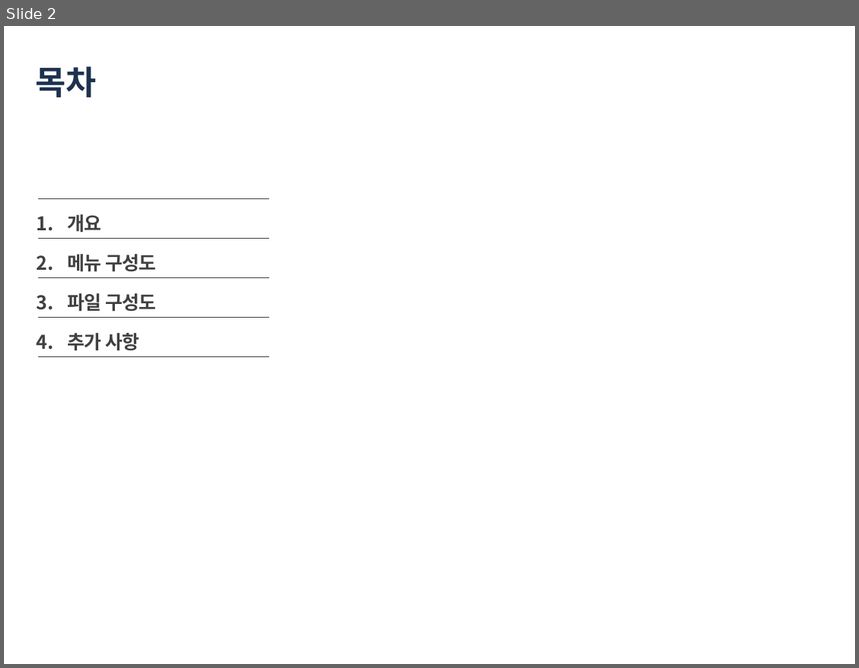
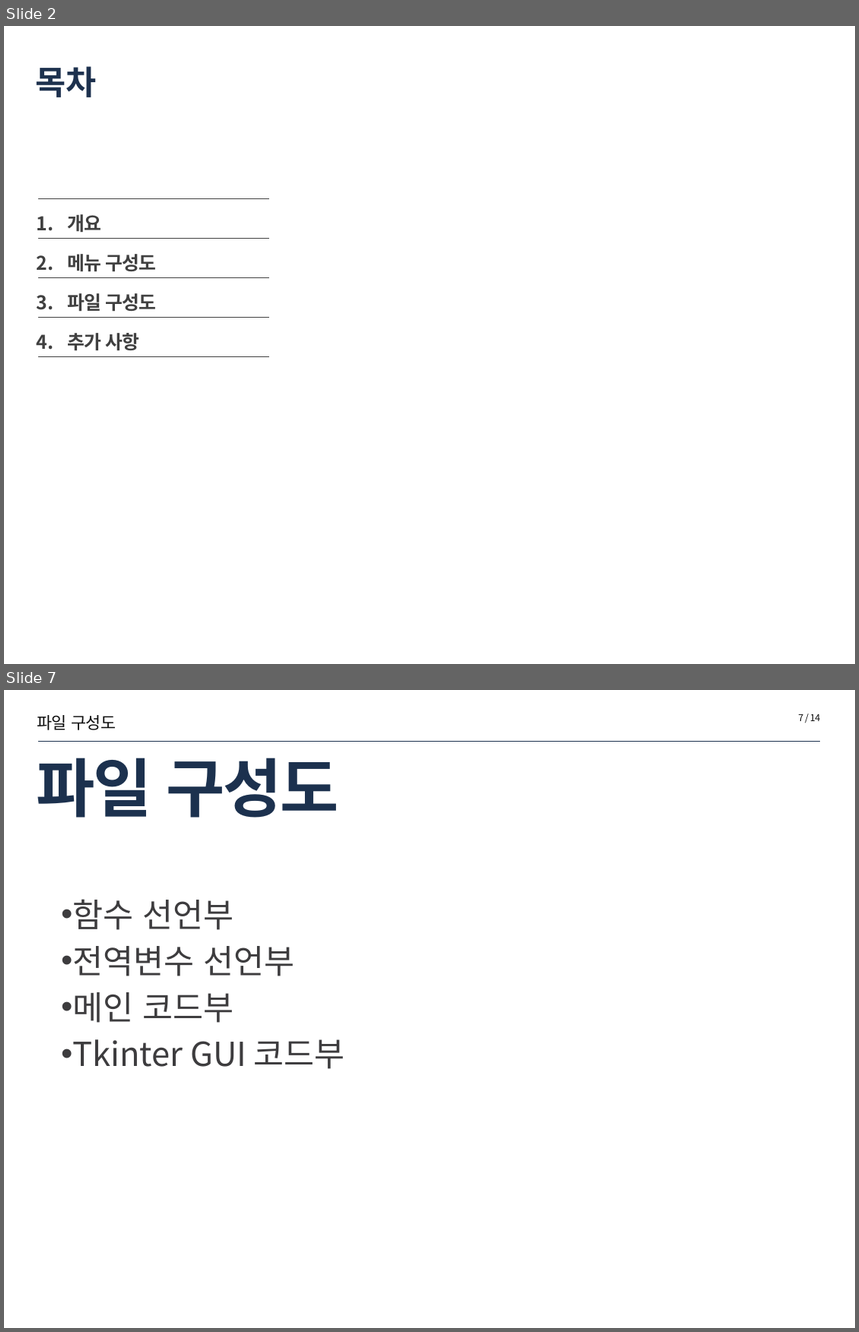
Before and after one commit to gtpgg1013/AI_docs, a slide deck: part3-python/Bigdata/your Computer's feeling.pptx. Shown one above the other, each under a label of ours: slide 2 before the commit, slides 2 and 7 after it; the slides between them are not shown. The pictures are 859x668 and 859x1332 pixels, drawn with LibreOffice and Linux fonts; fonts in the diff are those of the drawing. Boxes give left, top, right and bottom in pixels: in the first picture for what was removed or moved away, otherwise in the second. Text is boxed around its words. In the diff, an @@ line names an element or a change of style, - is before the commit and + after.

```diff
--- a/part3-python/Bigdata/your Computer's feeling.pptx
+++ b/part3-python/Bigdata/your Computer's feeling.pptx
@@ slide 7 added at (4, 690, 855, 1328), background #FFFFFF @@
@@ text added at (37, 715, 116, 730), 14 pt, text #0D0D0D @@
+파일 구성도
@@ page number added at (798, 714, 820, 721), 8 pt, text #0D0D0D @@
+7 / 14
@@ title added at (37, 758, 339, 818), 54 pt, text #1C314E, bold @@
+파일 구성도
@@ line added from (38, 741) to (820, 741), #1C314E 0.25 pt @@
@@ text added at (72, 899, 345, 1069), 28 pt, text #3D3C3E @@
+• 함수 선언부
+• 전역변수 선언부
+• 메인 코드부
+• Tkinter GUI 코드부
```
Also in this commit, not shown: 2 slides changed, 4 other slides added, 8 slides removed, 1 other file.
